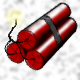
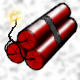
Layers edited between the first and the second w=80, h=80 image:
added layer "Layer #11" above "Layer #6" over [9, 12, 21, 23]
painted on "Layer #5" over [3, 38, 36, 62]
added layer "Layer #10" above "Pasted Layer" over [16, 28, 26, 38]
added layer "Layer #9" above "Layer #7" over [5, 1, 78, 71]
hid "Layer #7" over [5, 1, 79, 72]
painted on "Layer copy" over [57, 1, 63, 6]
